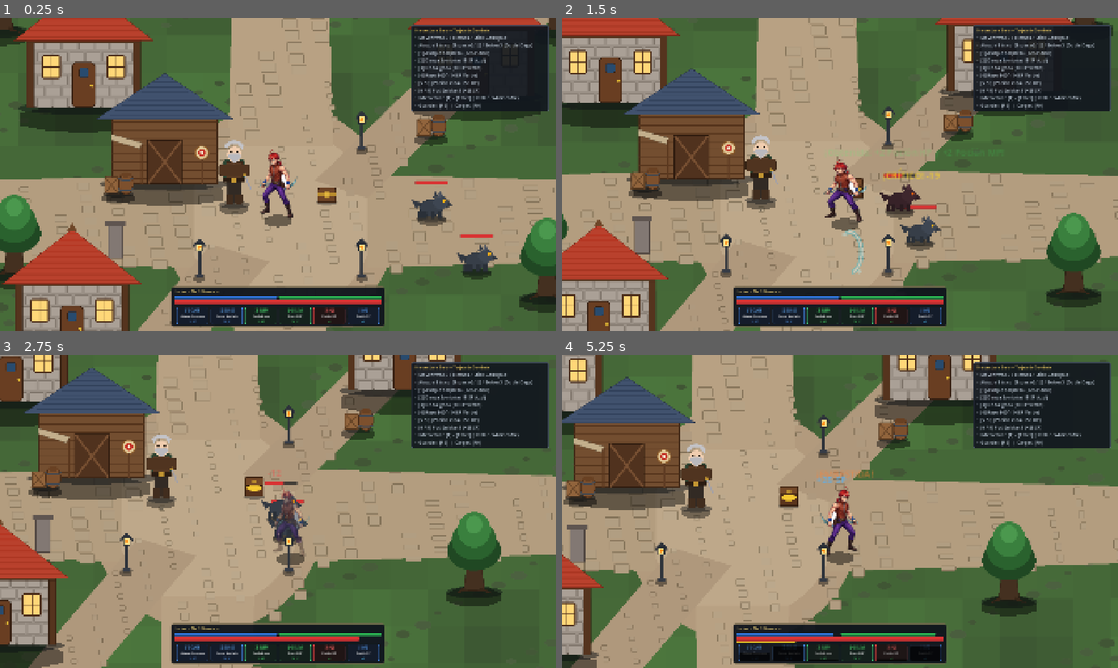
Above: before the commit, frames 1-4 (two rows, left to right).
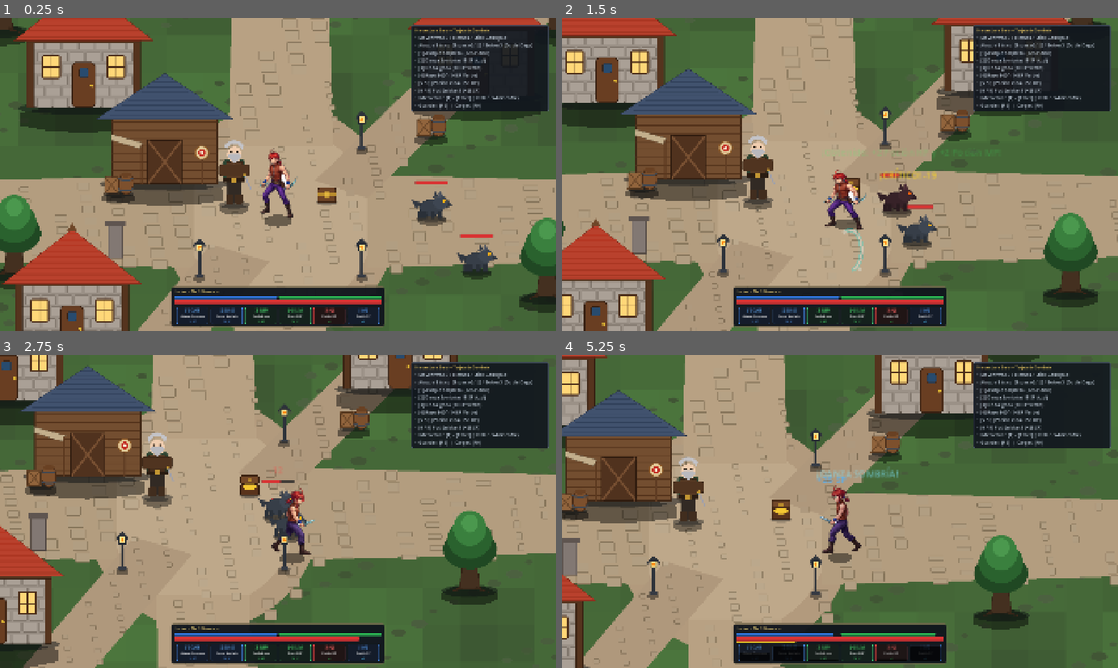
Above: after the commit, the same moments.

Repository: ElimeletCA/hlz-port
Game: Godot game, scene res://scenes/VerticalSlice.tscn
Two runs of this game, one before a commit and one after it. Both use one fixed random seed, a clock stepped at 60 frames per second and the inputs below. This scene is started directly instead of the project's main scene.
Inputs (mouse positions are in pixels of both pictures, inside the frame that each line leads up to):
- Up to frame 1 (0.25 s): no input
- Up to frame 2 (1.5 s): tap Enter (ui_accept) at 0.5, 0.77 s; move the mouse to (962, 158) at 0.52 s; hold D (move_right) 0.53-1.28 s; tap Space (attack) at 0.6, 1.35 s; click (962, 158) at 0.67 s; move the mouse to (728, 190) at 1.27 s; hold S (move_down) from 1.28 s (still down)
- Up to frame 3 (2.75 s): tap Enter (ui_accept) at 1.52 s; move the mouse to (333, 442) at 2.02 s; release S (move_down) at 2.03 s; hold D (move_right) from 2.03 s (still down); hold E (interact) from 2.03 s (still down); tap Space (attack) at 2.3 s
- Up to frame 4 (5.25 s): move the mouse to (812, 574) at 2.77 s; release D (move_right) at 2.78 s; release E (interact) at 2.78 s; hold W (move_up) 2.78-3.53 s; tap 3 (slot_3_elem) at 2.85 s; click (812, 574) at 2.92 s; tap Enter (ui_accept) at 3.02, 3.77, 4.52 s; tap Space (attack) at 3.05, 3.8, 4.55 s; move the mouse to (1006, 558) at 3.52 s; hold A (move_left) 3.53-5.03 s; tap 4 (slot_4_elem) at 3.6 s; tap 1 (slot_1_skill) at 4.15 s; move the mouse to (673, 464) at 4.27 s; tap 5 (slot_5_item_hp) at 4.35 s; tap 2 (slot_2_skill) at 4.9 s; move the mouse to (867, 511) at 5.02 s; hold S (move_down) from 5.03 s (still down); tap 6 (slot_6_item_mp) at 5.1 s; click (867, 511) at 5.17 s

The runs differ from the first frame. In frame 1, 0.1% of the frame differs, in the area x 47-54%, y 41-57%; in frame 2, 10%; in frame 3, 14%; in frame 4, 27%, in the area x 0-100%, y 0-100%.

Commit message:
feat(player): implementar sistema direccional de 4 vias, ciclo de marcha y animacion de combate para Lucian Asesino

Diff:
--- a/godot/scripts/player.gd
+++ b/godot/scripts/player.gd
@@ -96,6 +96,16 @@
 var invulnerable_timer: float = 0.0
 var move_dir: Vector2 = Vector2.ZERO
 
+# Texturas direccionales ilustradas de Lucian
+var tex_down: Texture2D
+var tex_up: Texture2D
+var tex_side: Texture2D
+
+# Variables para animación de paso, balanceo y respiración
+var walk_anim_timer: float = 0.0
+var idle_anim_timer: float = 0.0
+var step_dust_cooldown: float = 0.0
+
 @onready var sprite: Sprite2D = $Sprite2D
 @onready var shadow: Polygon2D = $Shadow
 @onready var slash_vfx: Sprite2D = $SlashVFX
@@ -108,12 +118,23 @@
 func _ready() -> void:
 	fireball_scene = load("res://scenes/Fireball.tscn")
 
-	# Cargar sprite ilustrado si existe
-	var lucian_path := "res://art_samples/hero_lucian_idle.png"
-	if ResourceLoader.exists(lucian_path):
-		var tex := load(lucian_path) as Texture2D
-		if tex:
-			sprite.texture = tex
+	# Cargar sprites direccionales ilustrados
+	var down_path := "res://art_samples/hero_lucian_down.png"
+	if ResourceLoader.exists(down_path):
+		tex_down = load(down_path) as Texture2D
+	elif ResourceLoader.exists("res://art_samples/hero_lucian_idle.png"):
+		tex_down = load("res://art_samples/hero_lucian_idle.png") as Texture2D
+
+	var up_path := "res://art_samples/hero_lucian_up.png"
+	if ResourceLoader.exists(up_path):
+		tex_up = load(up_path) as Texture2D
+
+	var side_path := "res://art_samples/hero_lucian_side.png"
+	if ResourceLoader.exists(side_path):
+		tex_side = load(side_path) as Texture2D
+
+	if tex_down:
+		sprite.texture = tex_down
 
 	var slash_path := "res://art_samples/vfx_sword_slash.png"
 	if ResourceLoader.exists(slash_path):
@@ -171,7 +192,7 @@
 			sprite.modulate.a = 1.0
 
 
-func _physics_process(_delta: float) -> void:
+func _physics_process(delta: float) -> void:
 	if current_state == State.DEAD:
 		return
 
@@ -184,9 +205,45 @@
 			_update_facing_direction(move_dir)
 			velocity = move_dir.normalized() * BASE_SPEED_4X
 			move_and_slide()
+
+			# Ciclo de animación de caminata / trote dinámico (Walking Bob & Sway)
+			walk_anim_timer += delta * 14.0
+			var bob := absf(sin(walk_anim_timer)) * 4.5
+			sprite.offset.y = -64.0 - bob
+
+			# Balanceo corporal rítmico (inclinación de peso entre pies)
+			if current_dir == Direction.LEFT or current_dir == Direction.RIGHT:
+				var lean_dir := 1.0 if current_dir == Direction.RIGHT else -1.0
+				sprite.rotation = lean_dir * (0.04 + sin(walk_anim_timer) * 0.035)
+			else:
+				sprite.rotation = sin(walk_anim_timer * 0.5) * 0.045
+
+			# Compresión y estiramiento dinámico (Squash & Stretch de impacto)
+			var squash := sin(walk_anim_timer * 2.0) * 0.03
+			sprite.scale = Vector2(1.0 + squash, 1.0 - squash)
+
+			# Sombra adaptativa al elevar los pies
+			shadow.scale = Vector2.ONE * (1.0 - (bob / 4.5) * 0.15)
+
+			# Emisión de polvo ligero en las pisadas
+			step_dust_cooldown -= delta
+			if sin(walk_anim_timer) < -0.85 and step_dust_cooldown <= 0.0:
+				_spawn_step_dust()
+				step_dust_cooldown = 0.22
 		else:
 			current_state = State.IDLE
 			velocity = Vector2.ZERO
+
+			# Animación de respiración / guardia (Idle Breathing)
+			idle_anim_timer += delta * 2.5
+			walk_anim_timer = 0.0
+
+			sprite.offset.y = lerpf(sprite.offset.y, -64.0, delta * 12.0)
+			sprite.rotation = lerpf(sprite.rotation, 0.0, delta * 12.0)
+
+			var breath := sin(idle_anim_timer) * 0.015
+			sprite.scale = Vector2(1.0 - breath * 0.5, 1.0 + breath)
+			shadow.scale = Vector2.ONE
 	elif current_state != State.SKILL_CAST and current_state != State.HURT:
 		velocity = Vector2.ZERO
 
@@ -216,12 +273,22 @@
 
 
 func _update_facing_direction(input: Vector2) -> void:
-	if absf(input.x) > absf(input.y):
+	if absf(input.x) > absf(input.y) * 0.8:
 		current_dir = Direction.RIGHT if input.x > 0 else Direction.LEFT
+		if tex_side:
+			sprite.texture = tex_side
 		sprite.flip_h = (current_dir == Direction.LEFT)
 	else:
-		current_dir = Direction.DOWN if input.y > 0 else Direction.UP
-		sprite.flip_h = false
+		if input.y > 0:
+			current_dir = Direction.DOWN
+			if tex_down:
+				sprite.texture = tex_down
+			sprite.flip_h = false
+		else:
+			current_dir = Direction.UP
+			if tex_up:
+				sprite.texture = tex_up
+			sprite.flip_h = false
 
 
 func _get_dir_vector() -> Vector2:
@@ -247,21 +314,24 @@
 	emit_signal("sp_changed", current_sp, max_sp)
 	current_state = State.ATTACK
 
-	_spawn_floating_text("¡GOLPE BRUTAL!", Color(1.0, 0.85, 0.2))
-
-	# Efecto visual ampliado dorado y 180% de daño
+	_spawn_floating_text("¡ATAQUE SORPRESA!", Color(0.85, 0.4, 1.0))
+	_spawn_afterimage()
+
+	# Efecto visual sombrío ampliado y 180% de daño
 	var dir_vec := _get_dir_vector()
 	attack_area.position = dir_vec * 56
 	slash_vfx.position = dir_vec * 56
 	slash_vfx.rotation = dir_vec.angle()
-	slash_vfx.modulate = Color(1.5, 1.2, 0.3, 1.0)
-	slash_vfx.scale = Vector2(1.5, 1.5)
+	slash_vfx.modulate = Color(1.6, 0.5, 1.8, 1.0)
+	slash_vfx.scale = Vector2(1.6, 1.6)
 	slash_vfx.visible = true
 
 	var tween := create_tween()
-	tween.tween_property(sprite, "scale", Vector2(1.25, 0.85), 0.1)
+	tween.tween_property(sprite, "offset", Vector2(0, -64) + dir_vec * 24.0, 0.08)
+	tween.parallel().tween_property(sprite, "scale", Vector2(1.25, 0.85), 0.08)
 	tween.parallel().tween_property(slash_vfx, "modulate:a", 0.0, 0.25)
-	tween.tween_property(sprite, "scale", Vector2(1.0, 1.0), 0.12)
+	tween.tween_property(sprite, "offset", Vector2(0, -64), 0.12)
+	tween.parallel().tween_property(sprite, "scale", Vector2(1.0, 1.0), 0.12)
 	tween.tween_callback(func():
 		slash_vfx.visible = false
 		slash_vfx.scale = Vector2(1.0, 1.0)
@@ -274,7 +344,7 @@
 			body.take_damage(heavy_dmg, true, global_position)
 
 
-## SLOT 2: Habilidad de Clase 2 — Embestida (Guerrero · Consume SP Azul)
+## SLOT 2: Habilidad de Clase 2 — Danza Sombría (Asesino · Consume SP Azul)
 func use_slot_2_skill() -> void:
 	if cd_timer_2 > 0.0:
 		_spawn_floating_text("¡En recarga!", Color(0.8, 0.8, 0.8))
@@ -288,14 +358,17 @@
 	emit_signal("sp_changed", current_sp, max_sp)
 	current_state = State.SKILL_CAST
 
-	_spawn_floating_text("¡EMBESTIDA!", Color(1.0, 0.5, 0.2))
+	_spawn_floating_text("¡DANZA SOMBRÍA!", Color(0.5, 0.9, 1.0))
+	_spawn_afterimage()
 
 	var dir_vec := _get_dir_vector()
 	velocity = dir_vec * 550.0 # Embestida supersónica
 
 	var dash_tween := create_tween()
-	dash_tween.tween_property(sprite, "modulate", Color(1.5, 1.0, 0.4), 0.05)
-	dash_tween.tween_interval(0.20)
+	dash_tween.tween_property(sprite, "modulate", Color(1.2, 0.8, 1.8), 0.05)
+	dash_tween.tween_interval(0.10)
+	dash_tween.tween_callback(_spawn_afterimage)
+	dash_tween.tween_interval(0.10)
 	dash_tween.tween_property(sprite, "modulate", Color.WHITE, 0.08)
 	dash_tween.tween_callback(func():
 		velocity = Vector2.ZERO
@@ -442,17 +515,22 @@
 	current_state = State.ATTACK
 	var dir_vec := _get_dir_vector()
 	attack_area.position = dir_vec * 48
-	slash_vfx.position = dir_vec * 48
+	slash_vfx.position = dir_vec * 44
 	slash_vfx.rotation = dir_vec.angle()
-	slash_vfx.modulate = Color.WHITE
+	slash_vfx.modulate = Color(1.3, 1.3, 1.4, 1.0)
 	slash_vfx.visible = true
 
+	# Estocada ágil con dagas (avance rápido en la dirección y retorno)
+	var lunge_offset := dir_vec * 16.0
 	var tween := create_tween()
-	tween.tween_property(sprite, "scale", Vector2(1.15, 0.9), 0.08)
-	tween.parallel().tween_property(slash_vfx, "modulate:a", 0.0, 0.22)
-	tween.tween_property(sprite, "scale", Vector2(1.0, 1.0), 0.12)
+	tween.tween_property(sprite, "offset", Vector2(0, -64) + lunge_offset, 0.07).set_ease(Tween.EASE_OUT)
+	tween.parallel().tween_property(sprite, "scale", Vector2(1.15, 0.88), 0.07)
+	tween.parallel().tween_property(slash_vfx, "modulate:a", 0.0, 0.20)
+	tween.tween_property(sprite, "offset", Vector2(0, -64), 0.10).set_ease(Tween.EASE_IN)
+	tween.parallel().tween_property(sprite, "scale", Vector2(1.0, 1.0), 0.10)
 	tween.tween_callback(func():
 		slash_vfx.visible = false
+		slash_vfx.modulate.a = 1.0
 		if current_state == State.ATTACK: current_state = State.IDLE
 	)
 
@@ -574,3 +652,40 @@
 	tween.tween_property(label, "position:y", label.position.y - 40, 0.8)
 	tween.parallel().tween_property(label, "modulate:a", 0.0, 0.8)
 	tween.tween_callback(label.queue_free)
+
+
+func _spawn_step_dust() -> void:
+	var dust := Polygon2D.new()
+	var pts := PackedVector2Array()
+	var segs := 6
+	var rad := randf_range(3.5, 6.0)
+	for i in range(segs):
+		var ang := (i / float(segs)) * TAU
+		pts.append(Vector2(cos(ang) * rad, sin(ang) * (rad * 0.6)))
+	dust.polygon = pts
+	dust.color = Color(0.85, 0.80, 0.70, 0.45)
+
+	var foot_offset := -_get_dir_vector() * randf_range(6.0, 10.0) + Vector2(randf_range(-4, 4), randf_range(-2, 2))
+	dust.global_position = global_position + foot_offset
+	get_parent().add_child(dust)
+
+	var dtween := create_tween()
+	dtween.tween_property(dust, "scale", Vector2(1.8, 1.8), 0.22)
+	dtween.parallel().tween_property(dust, "modulate:a", 0.0, 0.22)
+	dtween.tween_callback(dust.queue_free)
+
+
+func _spawn_afterimage() -> void:
+	var ghost := Sprite2D.new()
+	ghost.texture = sprite.texture
+	ghost.offset = sprite.offset
+	ghost.flip_h = sprite.flip_h
+	ghost.scale = sprite.scale
+	ghost.rotation = sprite.rotation
+	ghost.modulate = Color(0.4, 0.2, 0.7, 0.55) # Sombra púrpura de Asesino
+	ghost.global_position = global_position
+	get_parent().add_child(ghost)
+
+	var gt := create_tween()
+	gt.tween_property(ghost, "modulate:a", 0.0, 0.25)
+	gt.tween_callback(ghost.queue_free)
Binary file added: godot/art_samples/hero_lucian_down.png
Not shown, added: godot/art_samples/hero_lucian_down.png.import
Not shown, changed: godot/art_samples/hero_lucian_idle.png.import
Binary file added: godot/art_samples/hero_lucian_side.png
Not shown, added: godot/art_samples/hero_lucian_side.png.import
Binary file added: godot/art_samples/hero_lucian_up.png
Not shown, added: godot/art_samples/hero_lucian_up.png.import
Not shown, added: art/final/sample_batch/hero_lucian_down.png
Not shown, added: art/final/sample_batch/hero_lucian_side.png
Not shown, added: art/final/sample_batch/hero_lucian_up.png
Not shown, changed: docs/PROGRESS.md
Not shown, added: tools/build_directional_lucian.py
